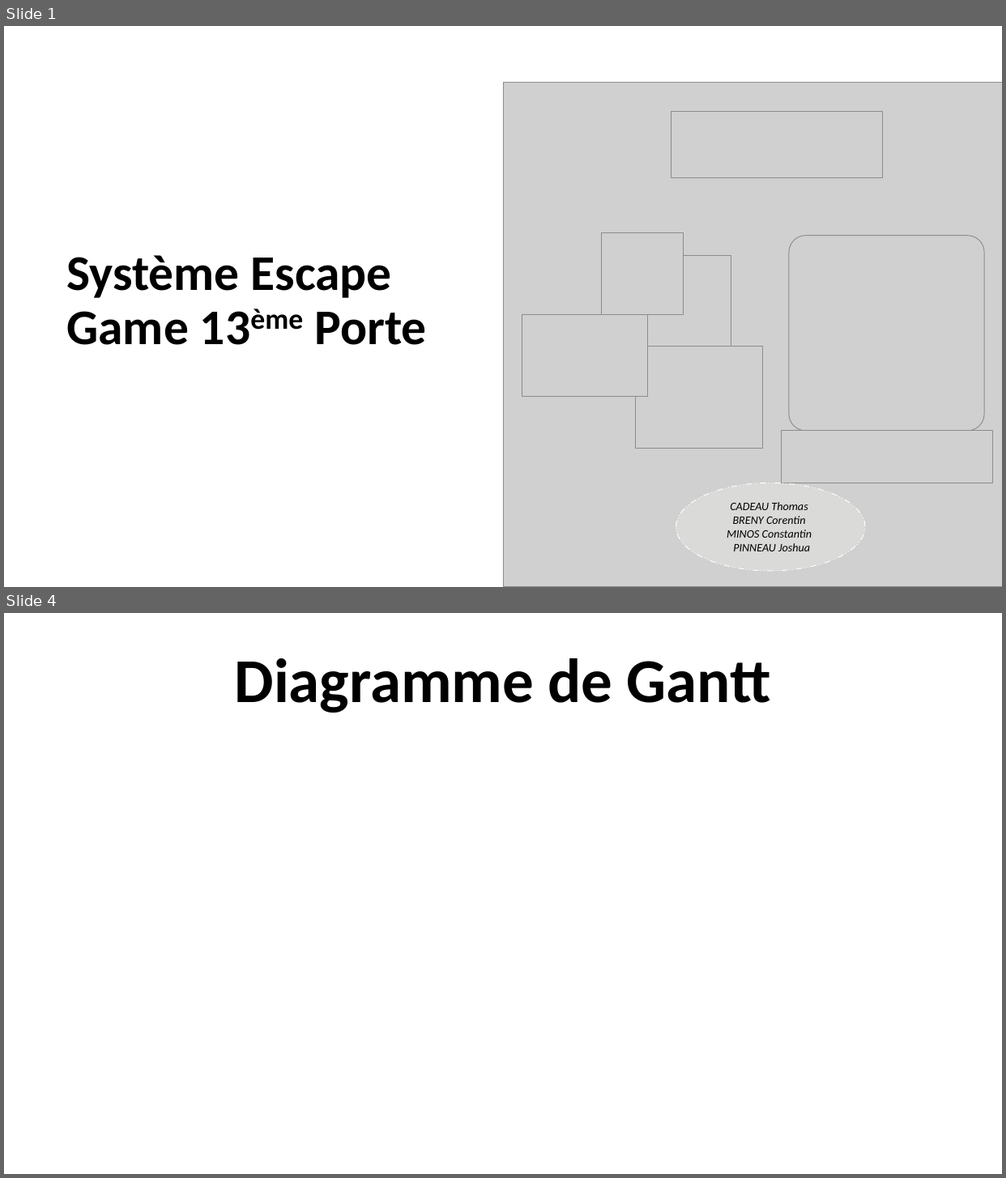
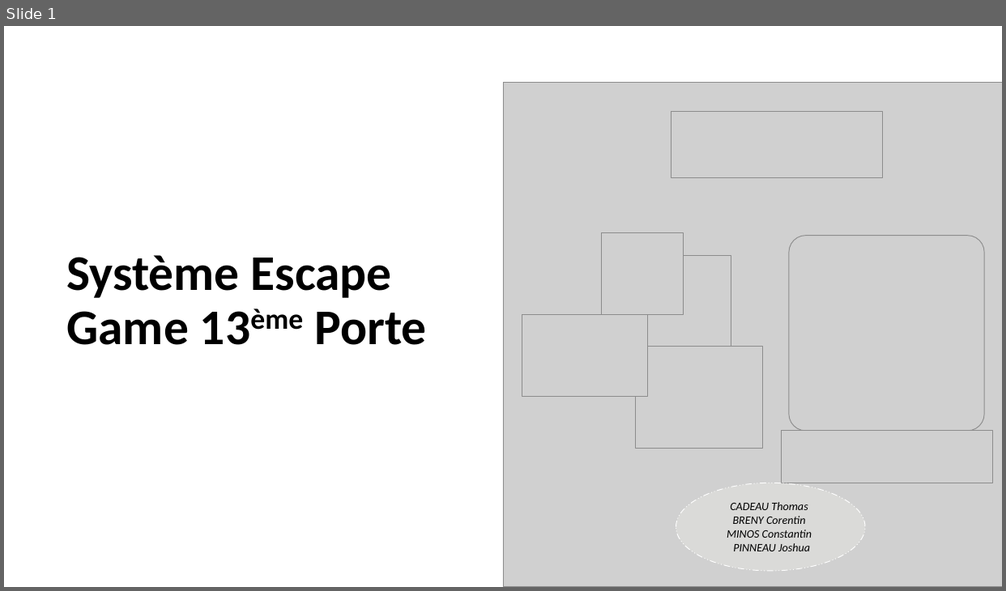
Before and after one commit to corentin-breny/Systeme_Escape_Game_13emePorte, a slide deck: Etudiants/Joshua/PremièreRevueDeProjet.pptx. Shown one above the other, each under a label of ours: slides 1 and 4 before the commit, slide 1 after it; the slides between them are not shown. The pictures are 1006x1178 and 1006x591 pixels, drawn with LibreOffice and Linux fonts; fonts in the diff are those of the drawing; grey boxes stand for pictures; background and template pictures are left out. Boxes give left, top, right and bottom in pixels: in the first picture for what was removed or moved away, otherwise in the second. Text is boxed around its words. In the diff, an @@ line names an element or a change of style, - is before the commit and + after.

```diff
--- a/Etudiants/Joshua/PremièreRevueDeProjet.pptx
+++ b/Etudiants/Joshua/PremièreRevueDeProjet.pptx
@@ slide 4 removed at (x1=4, y1=613, x2=1002, y2=1174), background picture (left out) @@
@@ text removed at (x1=235, y1=658, x2=771, y2=713) @@
-Diagramme de Gantt
```
Also in this commit, not shown: 2 slides changed, 7 slides added, 4 other slides removed.
